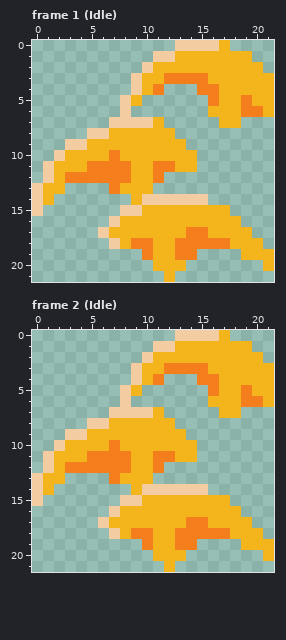
Pixel-art file -- assets/sprites/ingredients/harpy_talon.aseprite. Above: the version before the commit.
22x22 pixels, 2 frames. Shown: frame 1 (Idle), frame 2 (Idle).
New version:
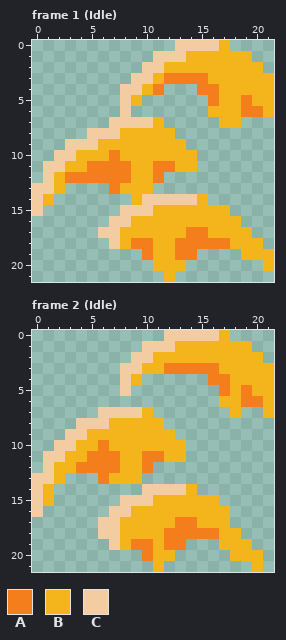
Palette (. is transparent): A #f47e1b  B #f4b41b  C #f4cca1
Edits made:
--- frame 1 (Idle)
@@ x 6..15 @@
  0 .......CCC
- 1 .....CCBBB
- 2 ....CBBBBB
- 3 ...CBBAAAA
- 4 ...CBA...A
+ 1 .....CCCBB
+ 2 ....CCBBBB
+ 3 ...CCBAAAA
+ 4 ..CCBA...A
  5 ..CB......
@@ x 0..21 @@
  7 .......CCCCB.....BB...
- 8 .....CCBBBBBB.........
- 9 ...CCBBBBBBBBB........
-10 ..CBBBBABBBBBBB.......
-11 .CBBBAAAABBAABB.......
+ 8 .....CCCBBBBB.........
+ 9 ...CCCBBBBBBBB........
+10 ..CCBBBABBBBBBB.......
+11 .CCBBAAAABBAABB.......
 12 .CBAAAAAABBA..........
-13 CBB....ABBB...........
-14 CB.......BCCCCCC......
-15 C.......CCBBBBBBBB....
-16 .......CBBBBBBBBBBB...
-17 ......CBBBBBBBAABBBB..
+13 CCB....ABBB...........
+14 CB.......BCCCCCB......
+15 C.......CCCBBBBBBB....
+16 .......CCBBBBBBBBBB...
+17 ......CCBBBBBBAABBBB..
 18 .......CBAABBAAAAABBB.
--- frame 2 (Idle)
@@ x 0..21 @@
- 0 .............CCCCB....
- 1 ...........CCBBBBBBB..
- 2 ..........CBBBBBBBBBB.
- 3 .........CBBAAAABBBBBB
- 4 .........CBA...AABBBBB
- 5 ........CB......ABBABB
- 6 ........C.......BBBAAB
- 7 .......CCCCB.....BB...
- 8 .....CCBBBBBB.........
- 9 ...CCBBBBBBBBB........
-10 ..CBBBBABBBBBBB.......
-11 .CBBBAAAABBAABB.......
-12 .CBAAAAAABBA..........
-13 CBB....ABBB...........
-14 CB.......BCCCCCC......
-15 C.......CCBBBBBBBB....
-16 .......CBBBBBBBBBBB...
-17 ......CBBBBBBBAABBBB..
-18 .......CBAABBAAAAABBB.
-19 ..........ABBAA....BBB
-20 ...........BBB.......B
-21 ............B.........
+ 0 ............CCCCCB....
+ 1 ..........CCCBBBBBBB..
+ 2 .........CCBBBBBBBBBB.
+ 3 ........CCBBAAAAABBBBB
+ 4 ........CB......AABBBB
+ 5 ........C........ABABB
+ 6 .................BBAAB
+ 7 ......CCCCB.......B..B
+ 8 ....CCCBBBBB..........
+ 9 ...CCBBBBBBBB.........
+10 ..CCBBABBBBBBB........
+11 .CCBBAAABBAABB........
+12 .CBBAAAABBA...........
+13 CCB...ABBB............
+14 CB........CCCCB.......
+15 CB......CCCBBBBBB.....
+16 C......CCBBBBBBBBB....
+17 ......CCBBBBBAABBB....
+18 ......CCBBBBAAAAABB...
+19 .......CBAABAA...BBB..
+20 ..........ABB.....BBB.
+21 ...........B........B.
Boxes around the changes in both pictures, in picture pixels (x1, y1, x2, y2):
changed: (43, 51, 186, 194)
changed: (197, 194, 208, 205)
changed: (109, 205, 153, 238)
changed: (32, 330, 274, 572)
